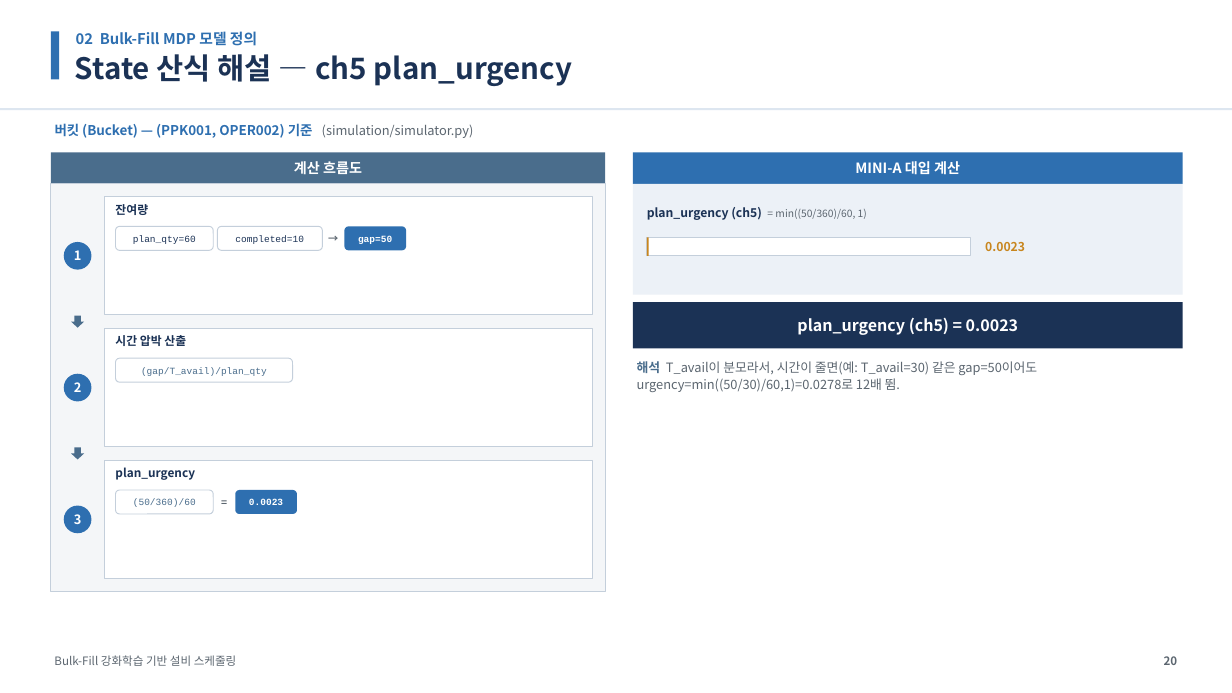
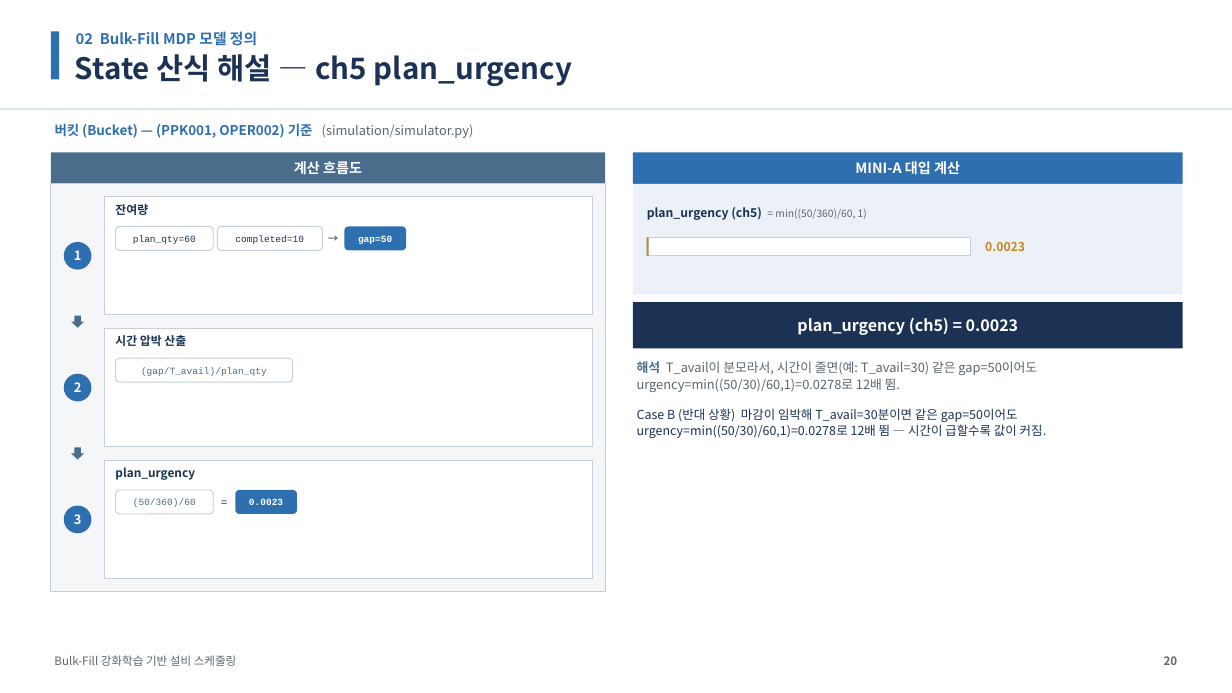
Before and after one commit to relighting123/pjt_scheduling, a slide deck: slide 20 of docs/스케줄링_발표자료.pptx. Drawn at 1232x693 pixels with LibreOffice and Linux fonts; fonts in the diff are those of the drawing. Boxes give left, top, right and bottom in pixels: in the first picture for what was removed or moved away, otherwise in the second. Text is boxed around its words. In the diff, an @@ line names an element or a change of style, - is before the commit and + after.

```diff
--- a/docs/스케줄링_발표자료.pptx
+++ b/docs/스케줄링_발표자료.pptx
@@ text at box(637, 408, 1047, 438): paragraph added @@
+Case B (반대 상황) 마감이 임박해 T_avail=30분이면 같은 gap=50이어도 urgency=min((50/30)/60,1)=0.0278로 12배 뜀 — 시간이 급할수록 값이 커짐.
```
Also in this commit, not shown: 14 other slides changed, 1 other file.
